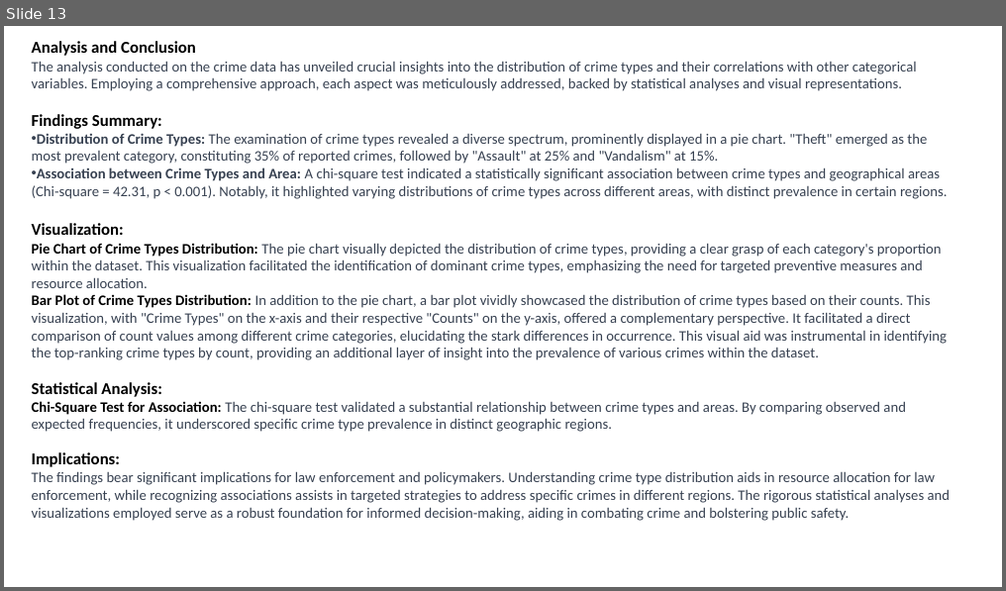
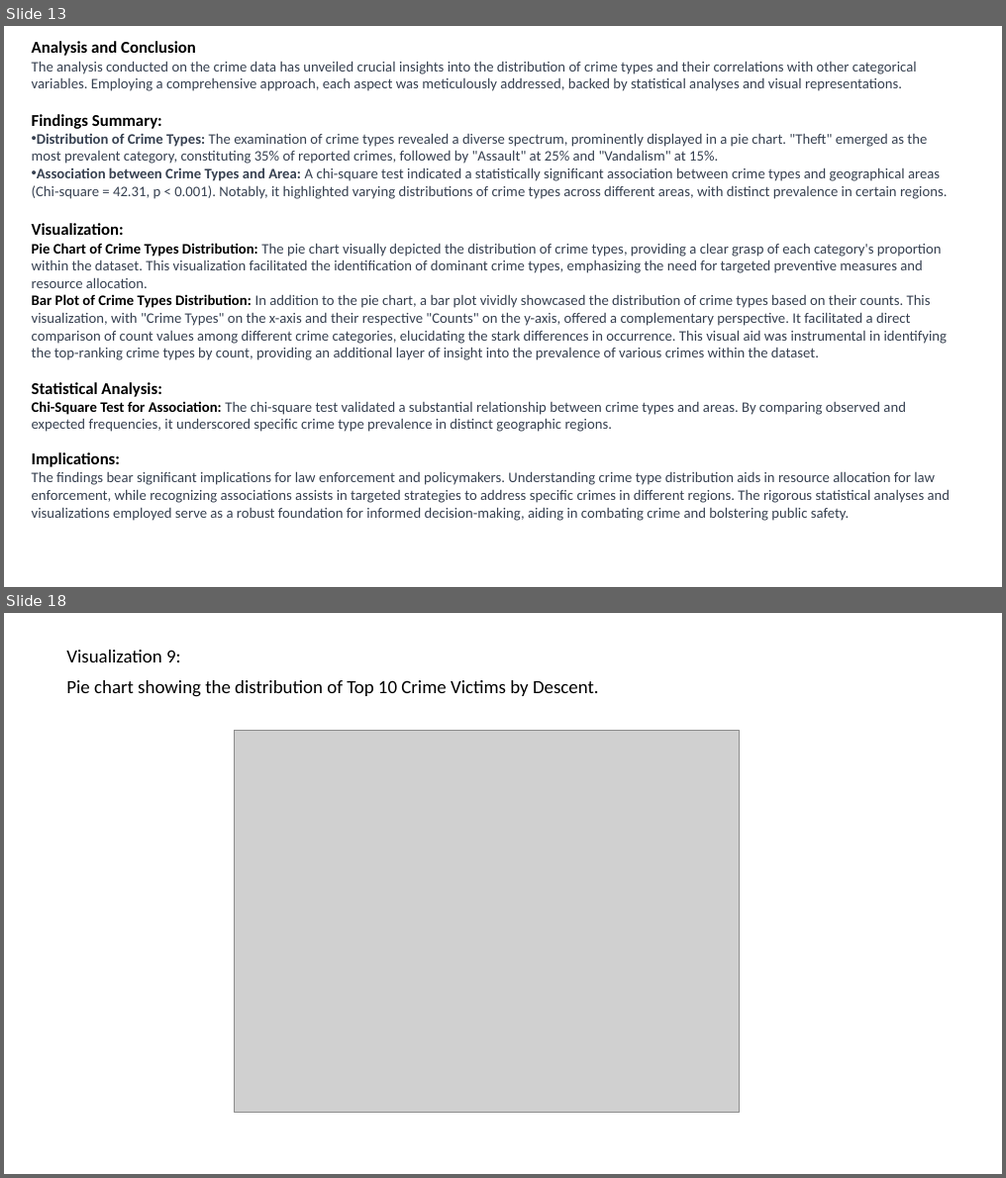
Before and after one commit to qazifabiahoq/Project_Crime_in_La_2020-Dec2023, a slide deck: Final Presentation.pptx. Shown one above the other, each under a label of ours: slide 13 before the commit, slides 13 and 18 after it; the slides between them are not shown. The pictures are 1006x591 and 1006x1178 pixels, drawn with LibreOffice and Linux fonts; fonts in the diff are those of the drawing; grey boxes stand for pictures. Boxes give left, top, right and bottom in pixels: in the first picture for what was removed or moved away, otherwise in the second. Text is boxed around its words. In the diff, an @@ line names an element or a change of style, - is before the commit and + after.

```diff
--- a/Final Presentation.pptx
+++ b/Final Presentation.pptx
@@ slide 18 added at (x1=4, y1=613, x2=1002, y2=1174), background #FFFFFF @@
@@ text added at (x1=66, y1=650, x2=599, y2=697), 18 pt, text #000000 @@
+Visualization 9:
+Pie chart showing the distribution of Top 10 Crime Victims by Descent.
@@ picture added at (x1=235, y1=731, x2=740, y2=1112) @@
```
Also in this commit, not shown: 4 other slides added.
